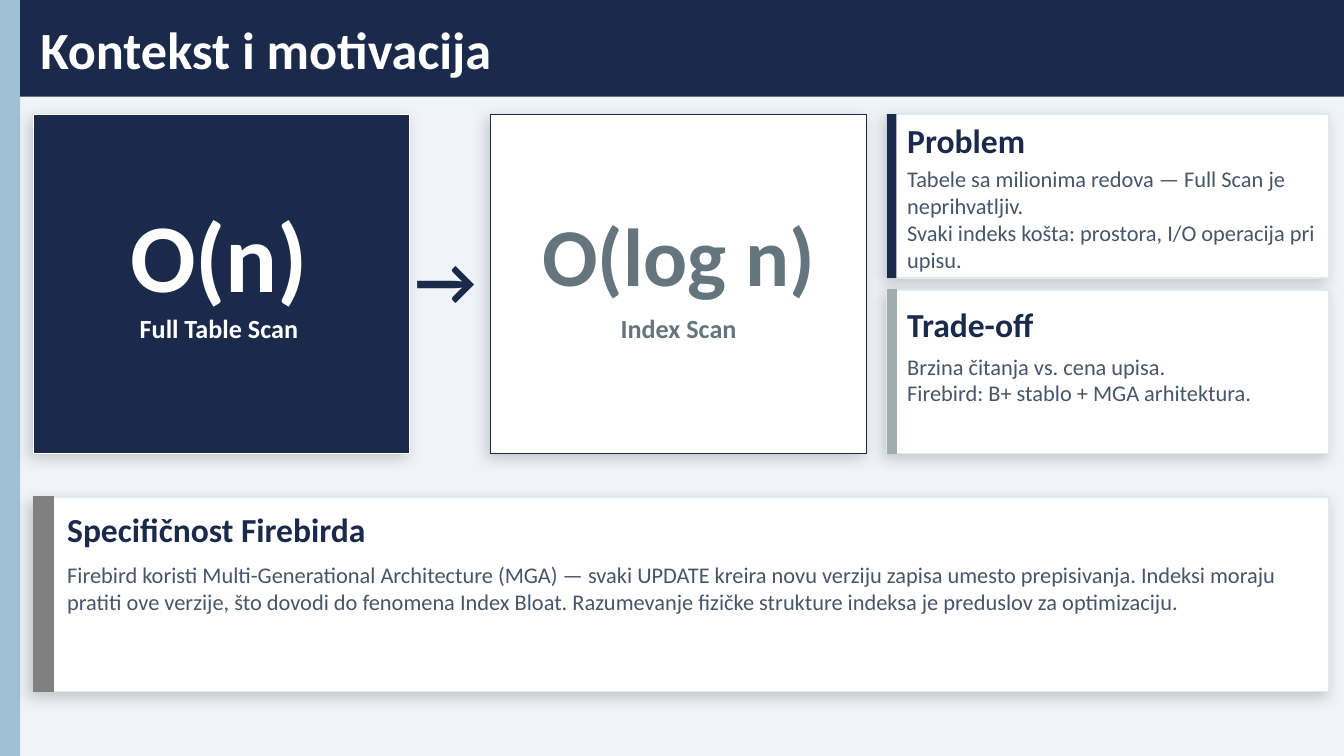
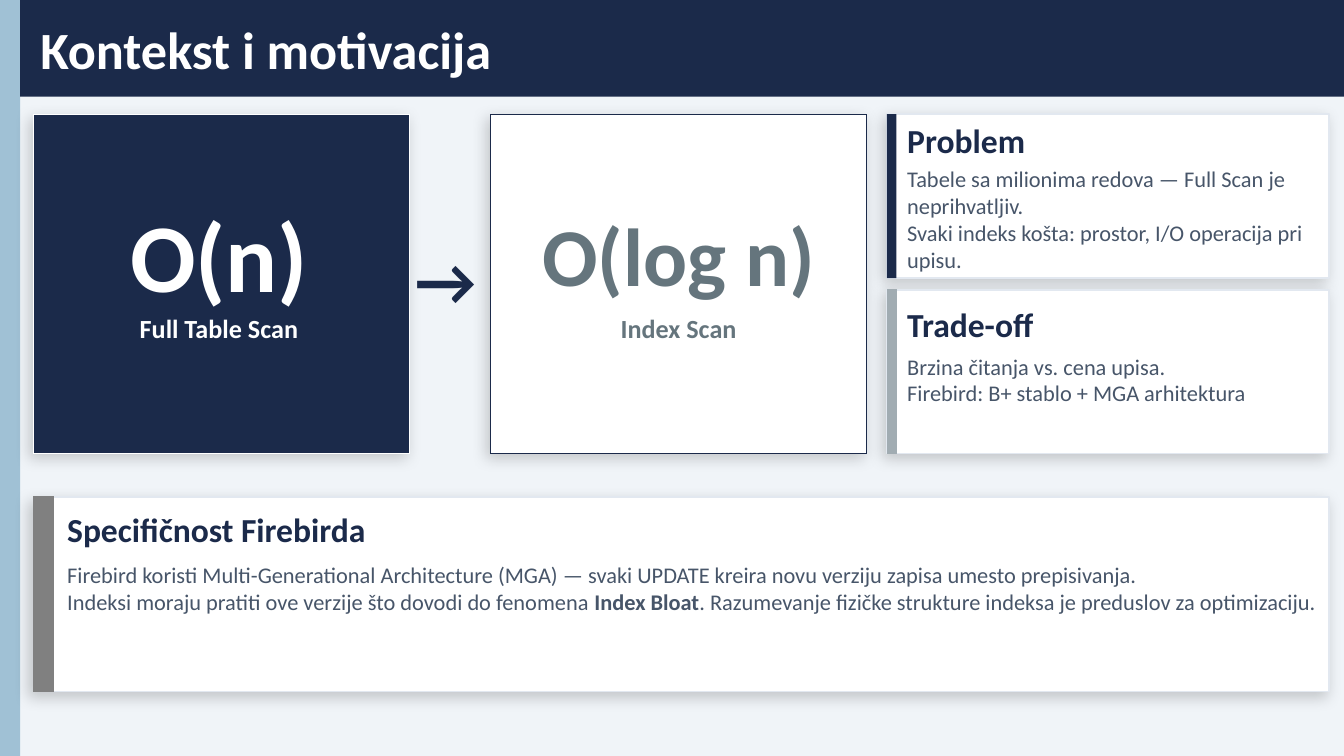
Before and after one commit to jefimija-stamenovic/subp, a slide deck: slide 3 of seminarski-1/Interna struktura i organizacija indeksa u Firebird bazi podataka.pptx. Drawn at 1344x756 pixels with LibreOffice and Linux fonts; fonts in the diff are those of the drawing. Boxes give left, top, right and bottom in pixels: in the first picture for what was removed or moved away, otherwise in the second. Text is boxed around its words. In the diff, an @@ line names an element or a change of style, - is before the commit and + after.

Commit message:
Added presentation no.2

```diff
--- a/seminarski-1/Interna struktura i organizacija indeksa u Firebird bazi podataka.pptx
+++ b/seminarski-1/Interna struktura i organizacija indeksa u Firebird bazi podataka.pptx
@@ text at (x1=907, y1=225, x2=1303, y2=272): text changed @@
-Svaki indeks košta: prostora, I/O operacija pri upisu.
+Svaki indeks košta: prostor, I/O operacija pri upisu.
@@ text at (x1=907, y1=385, x2=1245, y2=401): text changed @@
-Firebird: B+ stablo + MGA arhitektura.
+Firebird: B+ stablo + MGA arhitektura
@@ text at (x1=67, y1=567, x2=1315, y2=614): text changed @@
-Firebird koristi Multi-Generational Architecture (MGA) — svaki UPDATE kreira novu verziju zapisa umesto prepisivanja. Indeksi moraju pratiti ove verzije, što dovodi do fenomena Index Bloat. Razumevanje fizičke strukture indeksa je preduslov za optimizaciju.
+Firebird koristi Multi-Generational Architecture (MGA) — svaki UPDATE kreira novu verziju zapisa umesto prepisivanja.
+Indeksi moraju pratiti ove verzije što dovodi do fenomena Index Bloat. Razumevanje fizičke strukture indeksa je preduslov za optimizaciju.
```
Also in this commit, not shown: 6 other slides changed, 2 other files.
